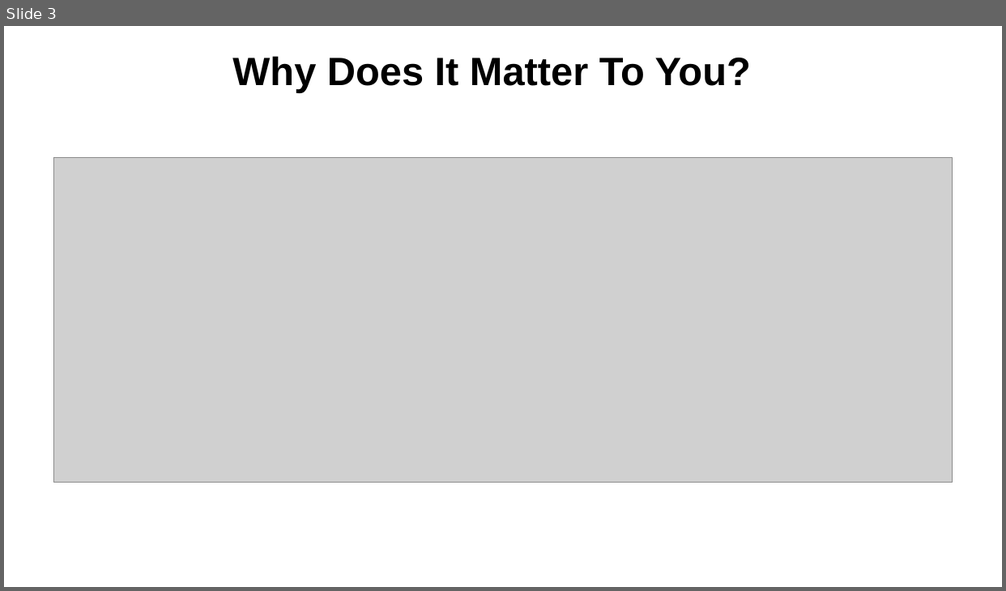
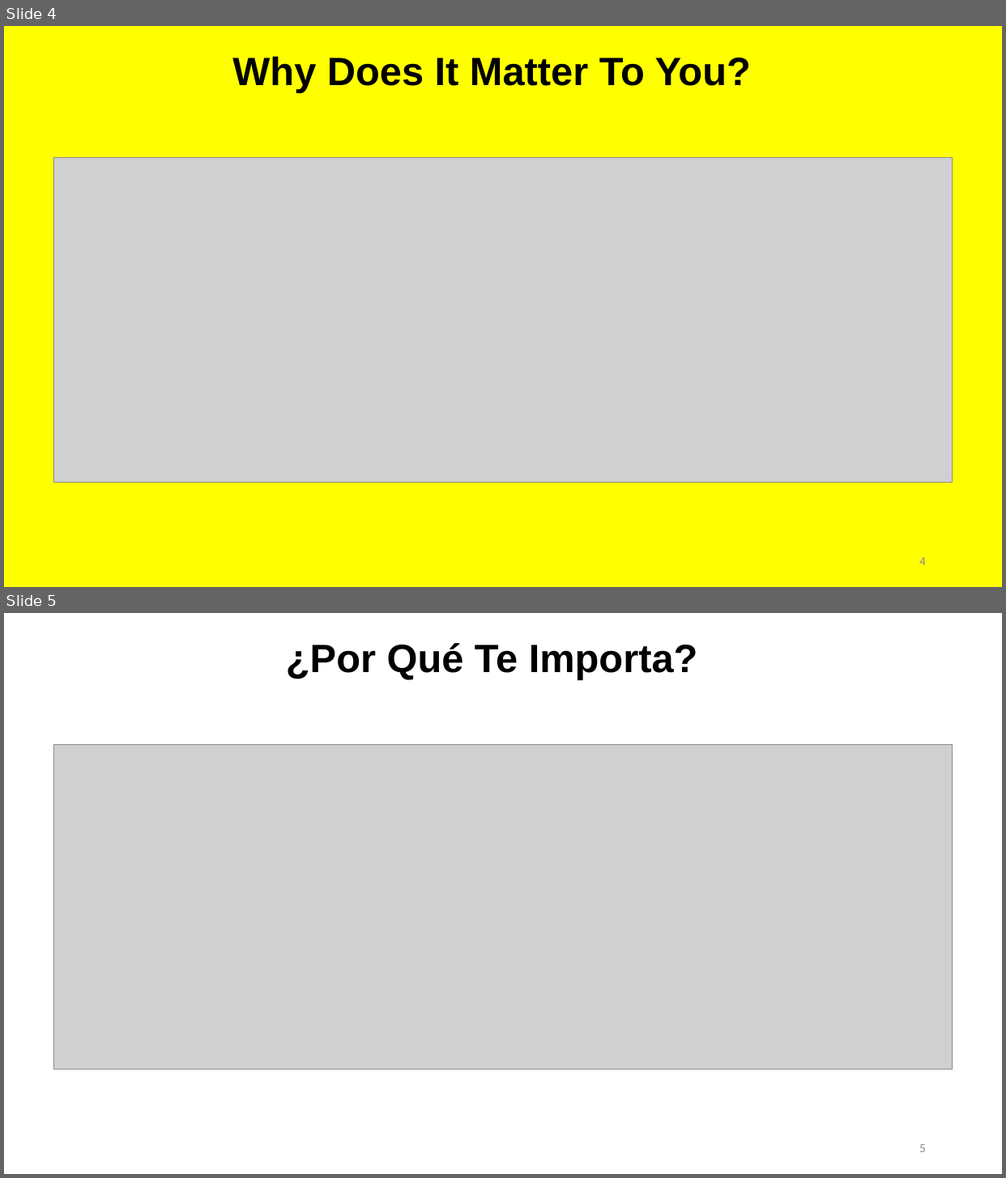
Before and after one commit to irregularchat/template-instructional-design, a slide deck: Development-Training_Name/4-Implement/Lesson_Plans-POI_NAME/Lesson_Plan01-NAME/Audio_Visual-Template/Lesson_Slide-LESSON_NAME.pptx. Shown one above the other, each under a label of ours: slide 3 before the commit, slides 4 and 5 after it. The pictures are 1006x591 and 1006x1178 pixels, drawn with LibreOffice and Linux fonts; fonts in the diff are those of the drawing; grey boxes stand for pictures; background and template pictures are left out. Boxes give left, top, right and bottom in pixels: in the first picture for what was removed or moved away, otherwise in the second. Text is boxed around its words. In the diff, an @@ line names an element or a change of style, - is before the commit and + after.

Commit message:
made the template match the master slide deck with colors and formats. removed placeholder logos

```diff
--- a/Development-Training_Name/4-Implement/Lesson_Plans-POI_NAME/Lesson_Plan01-NAME/Audio_Visual-Template/Lesson_Slide-LESSON_NAME.pptx
+++ b/Development-Training_Name/4-Implement/Lesson_Plans-POI_NAME/Lesson_Plan01-NAME/Audio_Visual-Template/Lesson_Slide-LESSON_NAME.pptx
@@ slide 5 added at <box>4,613,1002,1174</box>, background #FFFFFF @@
@@ title added at <box>286,643,698,679</box>, 38 pt, text #000000, bold @@
+¿Por Qué Te Importa?
@@ picture added at <box>54,744,953,1070</box> @@
@@ page number added at <box>919,1144,926,1152</box>, 12 pt, text #8C8C8C @@
+5
@@ what was slide 3 is now slide 4 @@
@@ slide 4 changed as well @@
@@ background #FFFFFF to #FFFF00 @@
@@ page number added at <box>919,557,926,565</box>, 12 pt, text #8C8C8C @@
+4
```
Also in this commit, not shown: 1 other slide changed, 3 other slides added, 1 slide removed.
